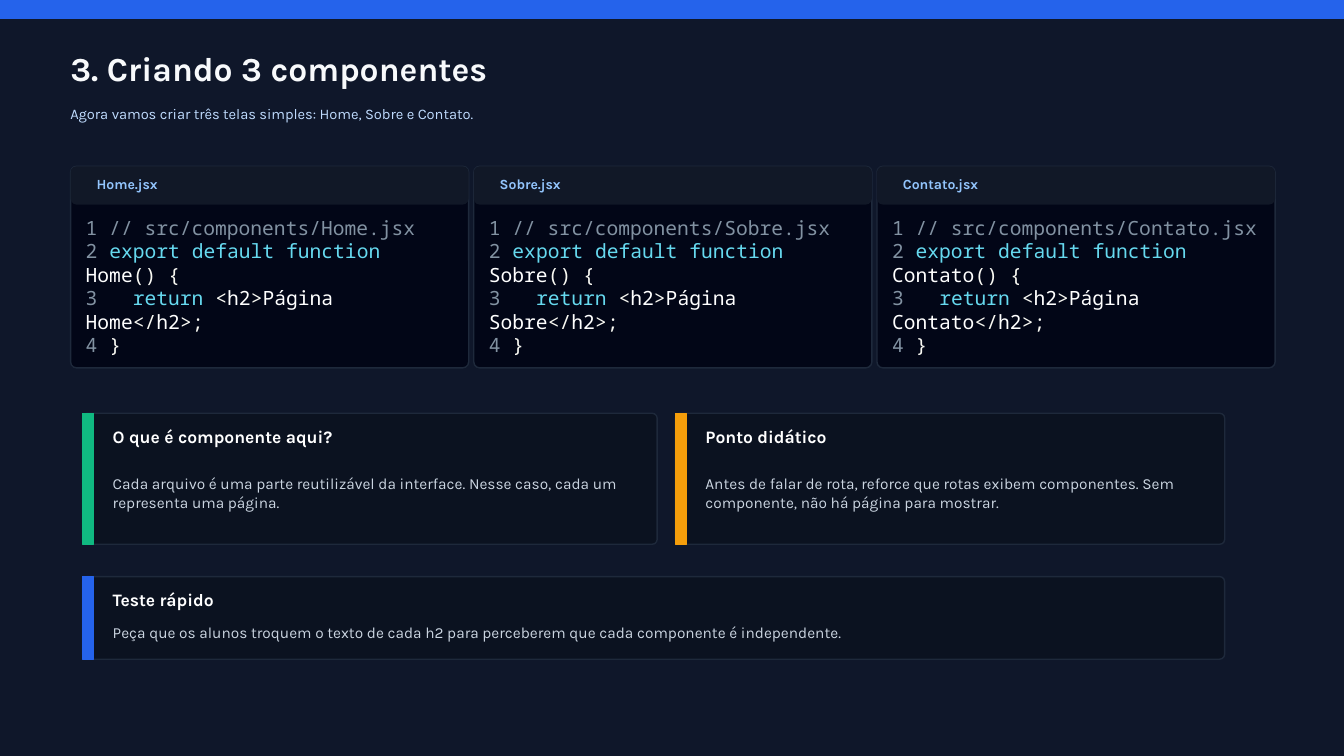
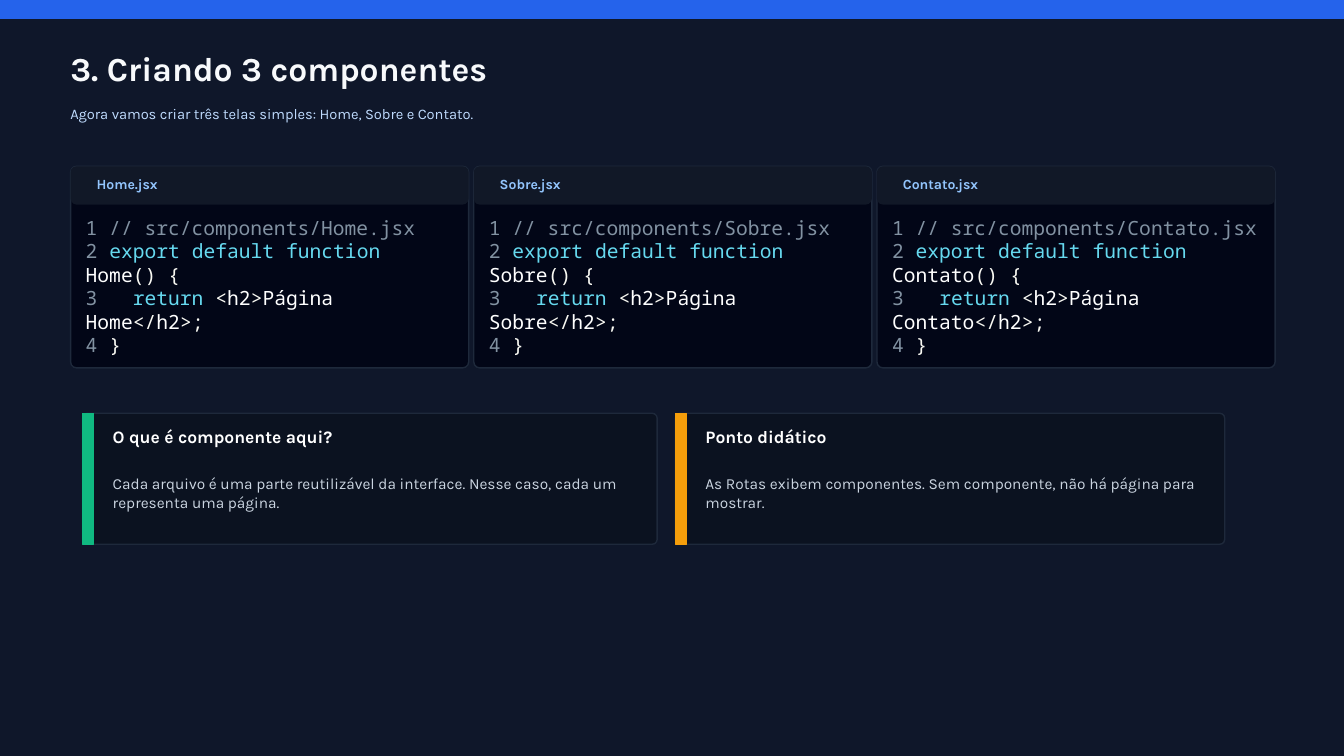
Before and after one commit to italo2403/Aula_09_03_3-B, a slide deck: slide 4 of rotas_react_passo_a_passo_atualizado.pptx. Drawn at 1344x756 pixels with LibreOffice and Linux fonts; fonts in the diff are those of the drawing. Boxes give left, top, right and bottom in pixels: in the first picture for what was removed or moved away, otherwise in the second. Text is boxed around its words. In the diff, an @@ line names an element or a change of style, - is before the commit and + after.

```diff
--- a/rotas_react_passo_a_passo_atualizado.pptx
+++ b/rotas_react_passo_a_passo_atualizado.pptx
@@ text at (x1=705, y1=477, x2=1195, y2=508): text changed @@
-Antes de falar de rota, reforce que rotas exibem componentes. Sem componente, não há página para mostrar.
+As Rotas exibem componentes. Sem componente, não há página para mostrar.
@@ rounded rectangle removed at (x1=83, y1=577, x2=1225, y2=659) @@
@@ rectangle removed at (x1=83, y1=577, x2=94, y2=659) @@
@@ text removed at (x1=113, y1=592, x2=214, y2=610) @@
-Teste rápido
@@ text removed at (x1=113, y1=626, x2=841, y2=642) @@
-Peça que os alunos troquem o texto de cada h2 para perceberem que cada componente é independente.
```
Also in this commit, not shown: 5 other slides changed, 1 other file.
